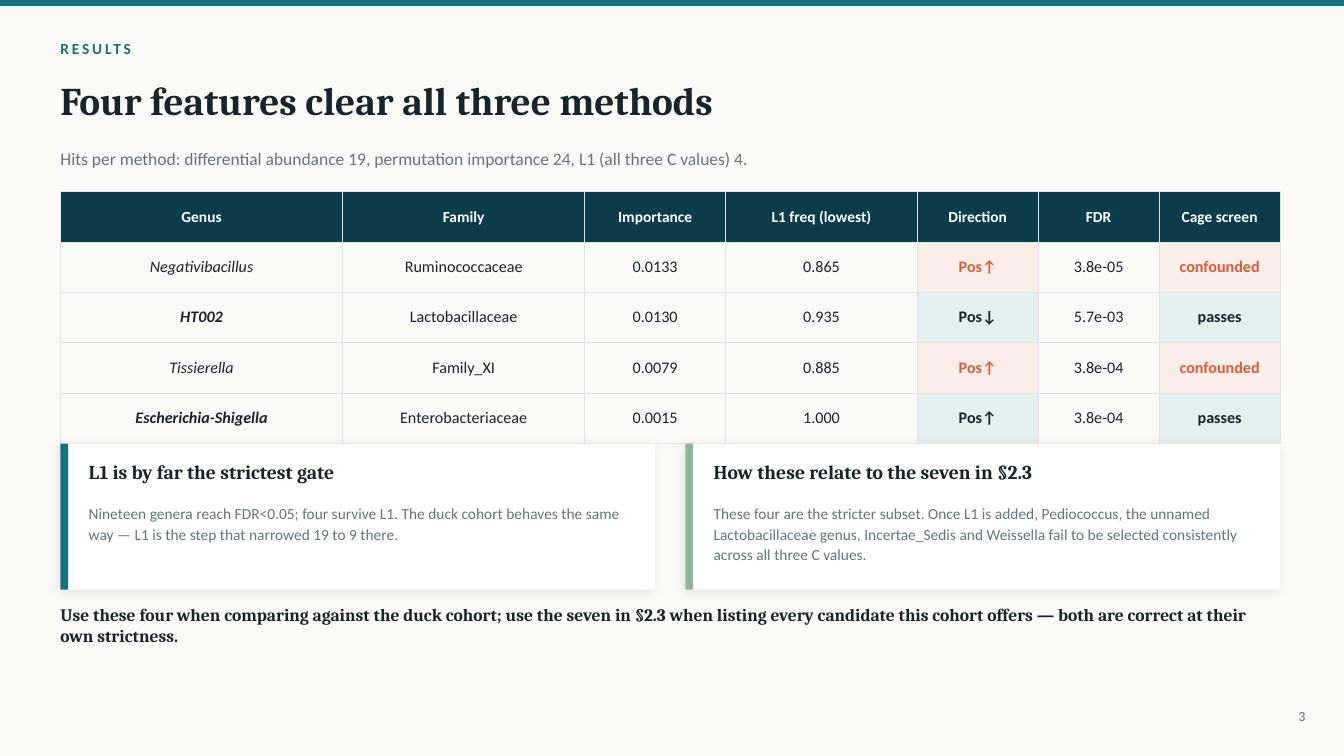
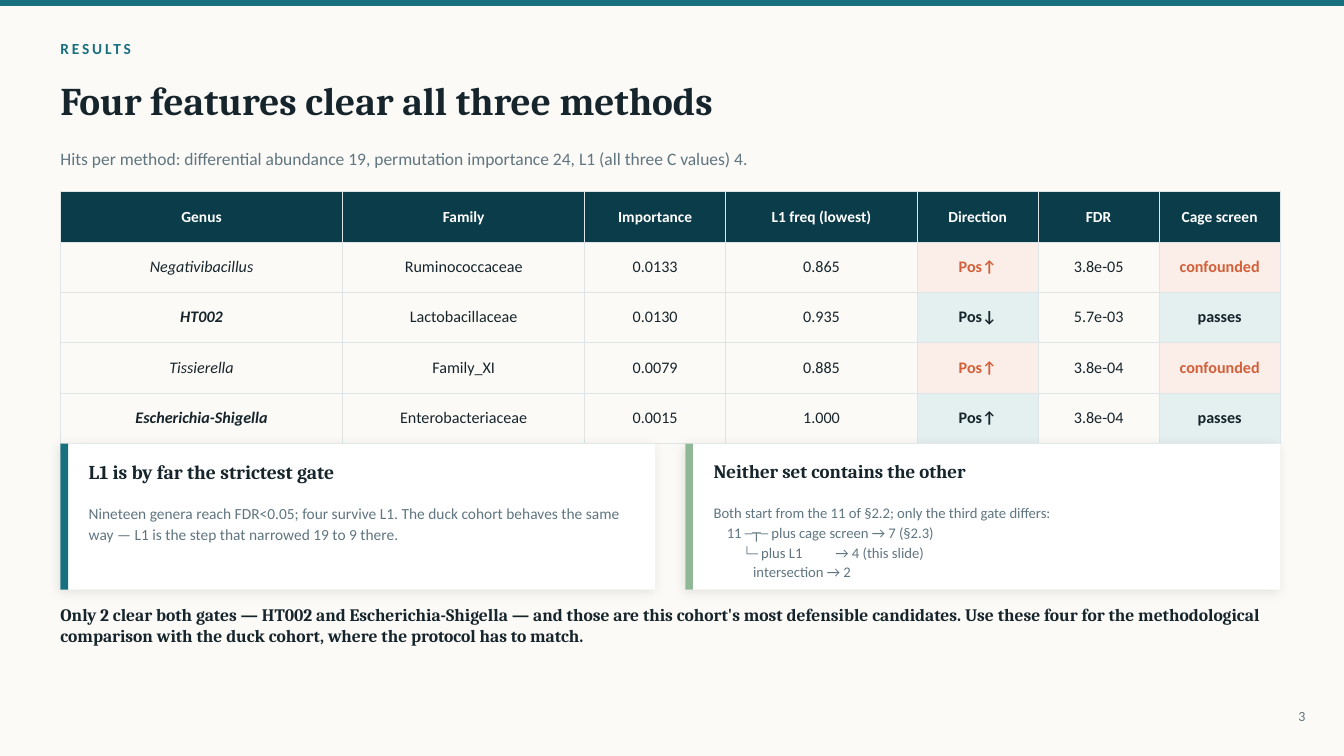
Before and after one commit to pengsihua2023/Christina-machine-learning-project, a slide deck: slide 3 of slides/Turkey_Biomarkers_EN.pptx. Drawn at 1344x756 pixels with LibreOffice and Linux fonts; fonts in the diff are those of the drawing. Boxes give left, top, right and bottom in pixels: in the first picture for what was removed or moved away, otherwise in the second. Text is boxed around its words. In the diff, an @@ line names an element or a change of style, - is before the commit and + after.

```diff
--- a/slides/Turkey_Biomarkers_EN.pptx
+++ b/slides/Turkey_Biomarkers_EN.pptx
@@ text at (x1=714, y1=465, x2=965, y2=478): text changed; size 14 to 13.5 pt @@
-How these relate to the seven in §2.3
+Neither set contains the other
@@ text at (x1=714, y1=508, x2=1051, y2=577): text changed; size 11 to 10.5 pt @@
-These four are the stricter subset. Once L1 is added, Pediococcus, the unnamed Lactobacillaceae genus, Incertae_Sedis and Weissella fail to be selected consistently across all three C values.
+Both start from the 11 of §2.2; only the third gate differs:
+11 ─┬─ plus cage screen → 7 (§2.3)
+└─ plus L1 → 4 (this slide)
+intersection → 2
@@ text at (x1=60, y1=608, x2=1259, y2=646): text changed @@
-Use these four when comparing against the duck cohort; use the seven in §2.3 when listing every candidate this cohort offers — both are correct at their own strictness.
+Only 2 clear both gates — HT002 and Escherichia-Shigella — and those are this cohort's most defensible candidates. Use these four for the methodological comparison with the duck cohort, where the protocol has to match.
```
Also in this commit, not shown: 1 other slide changed, 6 other files.
